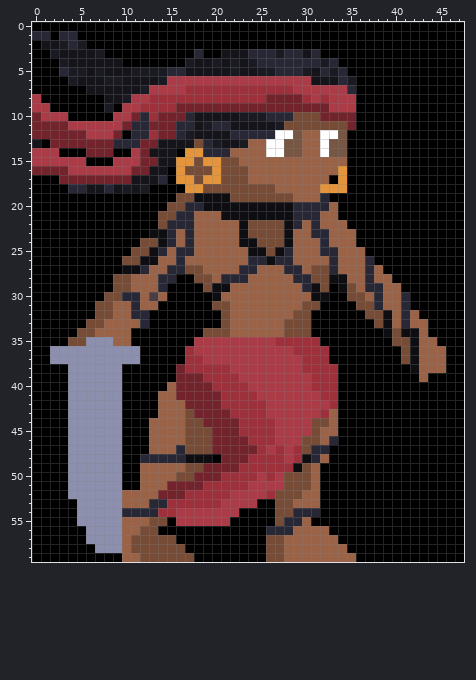
Pixel-art sprite, stored at System_Analysis_And_Design_CMPSC_140/TLKM/data/images/entities/player/idle/04.png. The picture above is the old version.
The file is 48x60 pixels.
New version:
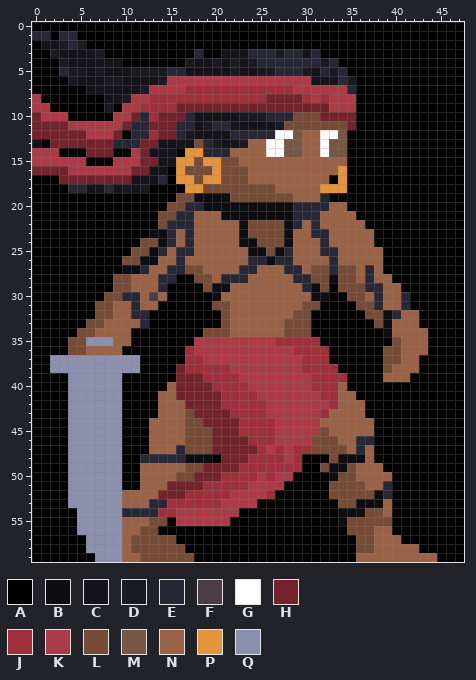
Palette (. is transparent): A #000000  B #0d0d12  C #14141a  D #1a1a23  E #272736  F #4b3d44  G #ffffff  H #72232b  J #9d303b  K #ab3b47  L #774c37  M #775644  N #9a6348  P #e4943a  Q #8c8fae
Changes in this commit:
y 20: x 34 A -> N
y 21: x 34..35 AA -> NN
y 22: x 35..36 AA -> NN
y 23..24: x 36..37 AA -> NN
y 25: x 37..38 AA -> NN
y 26: x 37..38 EA -> NN
y 27: x 34..35 NN -> LL
y 28: x 34..35 BN -> LL
y 29: x 34 B -> L; x 36 N -> L
y 32: x 40..41 NE -> EN
y 33: x 41 E -> N; x 43 N -> A
y 34: x 40..42 LBB -> NNN
y 35: x 41..42 LB -> NN; x 44 N -> A
y 36: x 2..11 QQQQQQQQQQ -> AALLNNNNAA; x 39..42 AALB -> LLNN; x 44..45 NN -> AA
y 37: x 39..45 AALBNNN -> LLNNAAA
y 38: x 2..3 AA -> QQ; x 10..11 AA -> QQ; x 39..45 AAABNNN -> LNNNAAA
y 39: x 34 A -> J; x 39..41 AAA -> NNN; x 43 N -> A
y 40: x 34 A -> N
y 41: x 34..35 AA -> NN
y 42..43: x 34..36 AAA -> NNN
y 44: x 31..32 LL -> KN; x 34..37 AAAA -> NNNN
y 45: x 31..32 LN -> KL; x 34..37 AAAA -> NNNN
y 46: x 30 L -> K; x 32..37 NEAAAA -> LLNNEE
y 47: x 30..37 LEEAAAAA -> JLLLLNEN
y 48: x 30..37 BENAAAAA -> AAALBBBN
y 49: x 29..38 BLNAAAAAAA -> JAALBBLNNN
y 50: x 28..31 LLLN -> KAAA; x 33..39 AAAAAAA -> BLLNNNN
y 51: x 28..31 LLLN -> AAAA; x 33..39 AAAAAAA -> LLLLNNE
y 52: x 27..31 LLLNN -> AAAAA; x 33..39 AAAAAAA -> LLLLLBE
y 53: x 4 A -> Q; x 27..31 LLNNN -> AAAAA; x 34..39 AAAAAA -> LLBBBN
y 54: x 27..31 LLEEE -> AAAAA; x 34..39 AAAAAA -> BBBLLN
y 55: x 27..30 LEEN -> AAAA; x 34..39 AAAAAA -> BLLLLL
y 56: x 5 A -> Q; x 26..32 EEENNNN -> AAAAAAA; x 35..39 AAAAA -> LLLNN
y 57: x 26..33 LLNNNNNN -> AAAAAAAA; x 36..40 AAAAA -> LLNNN
y 58: x 6 A -> Q; x 26..34 LLNNNNNNN -> AAAAAAAAA; x 36..42 AAAAAAA -> LLNNNNN
y 59: x 7..9 AAA -> QQQ; x 26..44 LLNNNNNNNNAAAAAAAAA -> AAAAAAAAAANNNNNNNNN
